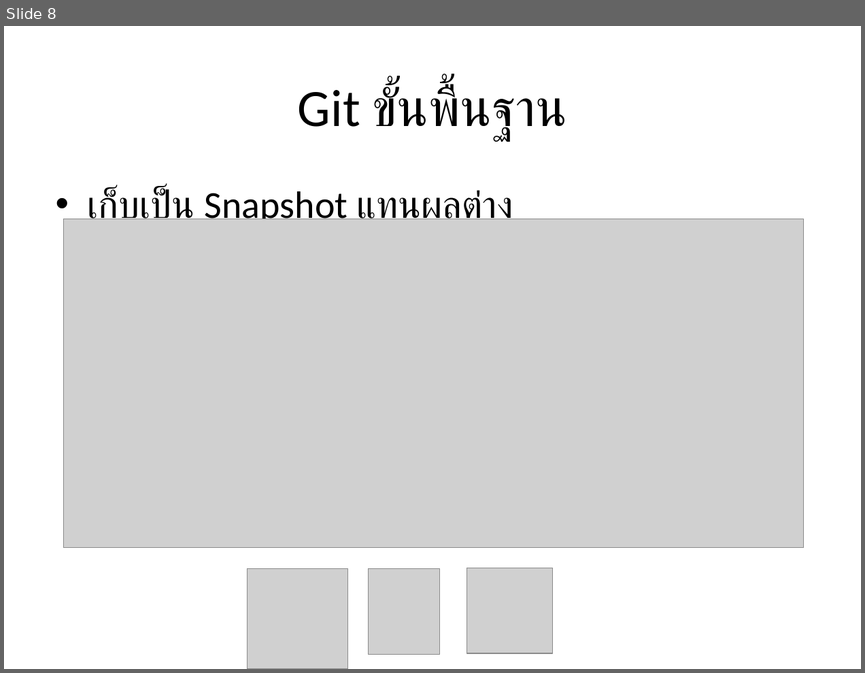
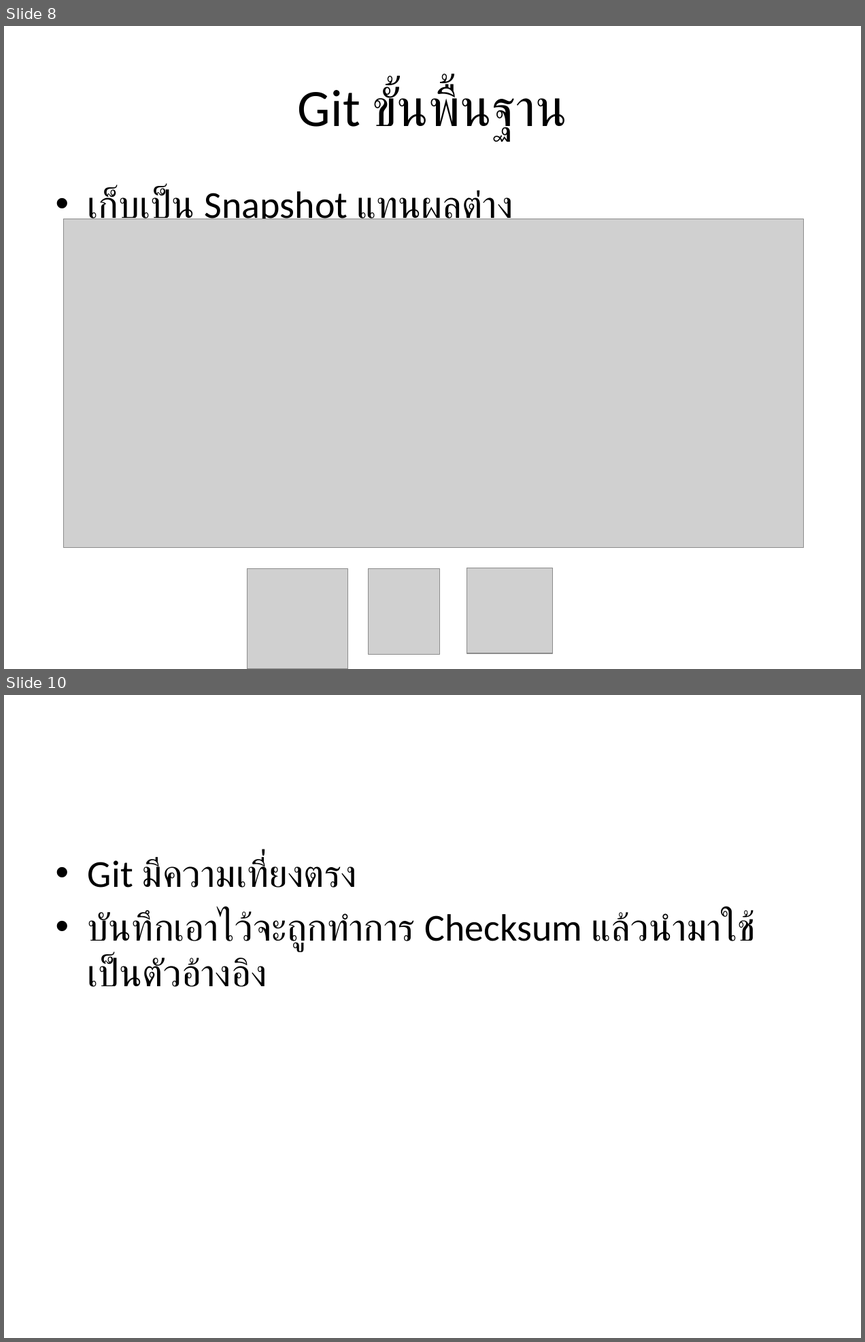
Before and after one commit to peerax/Presentation, a slide deck: git & versioncontrol.pptx. Shown one above the other, each under a label of ours: slide 8 before the commit, slides 8 and 10 after it; the slides between them are not shown. The pictures are 865x673 and 865x1342 pixels, drawn with LibreOffice and Linux fonts; fonts in the diff are those of the drawing; grey boxes stand for pictures. Boxes give left, top, right and bottom in pixels: in the first picture for what was removed or moved away, otherwise in the second. Text is boxed around its words. In the diff, an @@ line names an element or a change of style, - is before the commit and + after.

```diff
--- a/git & versioncontrol.pptx
+++ b/git & versioncontrol.pptx
@@ slide 10 added at <box>4,695,861,1338</box>, background #FFFFFF @@
@@ text added at <box>88,857,755,987</box>, 32 pt, text #000000 @@
+• Git มีความเที่ยงตรง
+• บันทึกเอาไว้จะถูกทำการ Checksum แล้วนำมาใช้เป็นตัวอ้างอิง
```
Also in this commit, not shown: 1 slide changed, 1 other slide added.
